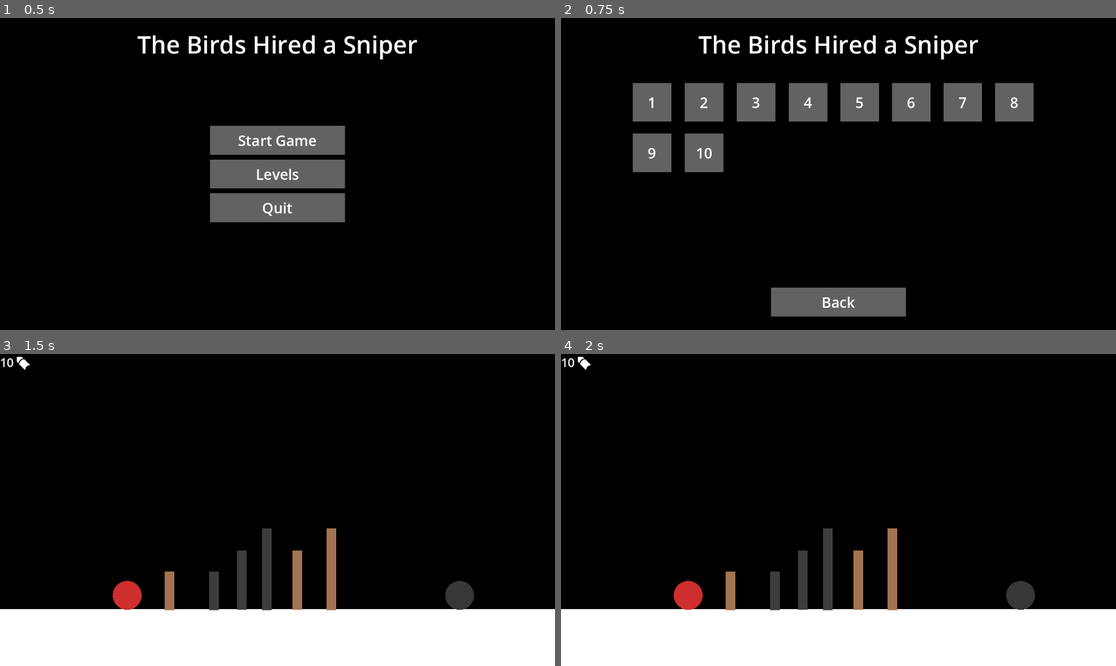
Above: before the commit, frames 1-4 (two rows, left to right).
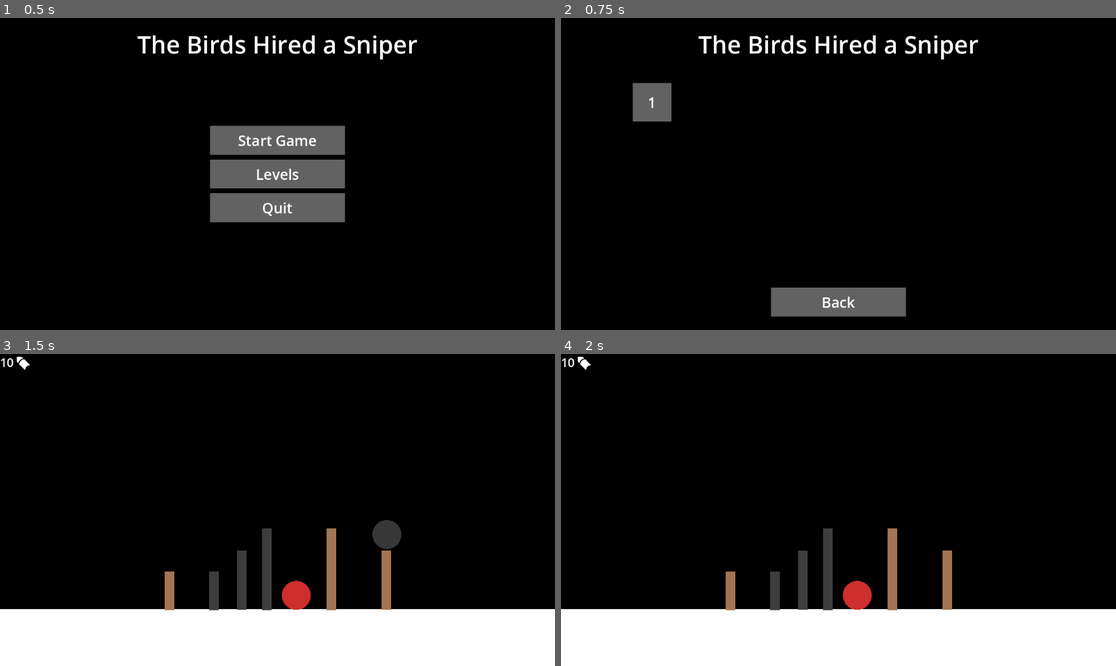
Above: after the commit, the same moments.

Repository: 101zh/jumpstart
Game: Godot game, scene res://gameobjects/MainMenu.tscn
Two runs of this game, one before a commit and one after it. Both use one fixed random seed, a clock stepped at 60 frames per second and the inputs below.
Inputs:
- Up to frame 1 (0.5 s): no input
- Up to frame 2 (0.75 s): click "Levels" at 0.5 s
- Up to frame 3 (1.5 s): click "1" at 1.25 s
- Up to frame 4 (2 s): no input

Frame 1 is identical in both runs. In frame 2, 7.9% of the frame differs, in the area x 12-86%, y 20-50%; in frame 3, 2.1%; in frame 4, 1.7%.

Commit message:
create ending menu

Diff:
--- /dev/null
+++ b/gameobjects/EndingMenu.tscn
@@ -0,0 +1,87 @@
+[gd_scene load_steps=4 format=3 uid="uid://bqv155j5u2quc"]
+
+[ext_resource type="Script" uid="uid://dkxbulimerlyu" path="res://scripts/pause_menu.gd" id="1_3jv25"]
+
+[sub_resource type="StyleBoxFlat" id="StyleBoxFlat_1uylh"]
+bg_color = Color(0, 0, 0, 1)
+
+[sub_resource type="StyleBoxFlat" id="StyleBoxFlat_h37sy"]
+bg_color = Color(0.385493, 0.385492, 0.385492, 1)
+
+[node name="EndingMenu" type="Control"]
+process_mode = 3
+layout_mode = 3
+anchors_preset = 15
+anchor_right = 1.0
+anchor_bottom = 1.0
+grow_horizontal = 2
+grow_vertical = 2
+mouse_filter = 1
+script = ExtResource("1_3jv25")
+
+[node name="Background" type="ColorRect" parent="."]
+layout_mode = 1
+anchors_preset = 15
+anchor_right = 1.0
+anchor_bottom = 1.0
+grow_horizontal = 2
+grow_vertical = 2
+color = Color(0, 0, 0, 1)
+
+[node name="Title" type="Label" parent="."]
+layout_mode = 1
+anchors_preset = 5
+anchor_left = 0.5
+anchor_right = 0.5
+offset_left = -291.0
+offset_top = 20.0
+offset_right = 291.0
+offset_bottom = 89.0
+grow_horizontal = 2
+theme_override_font_sizes/font_size = 50
+text = "That's All Folks!"
+horizontal_alignment = 1
+vertical_alignment = 1
+
+[node name="VBoxContainer" type="VBoxContainer" parent="."]
+layout_mode = 1
+anchors_preset = 8
+anchor_left = 0.5
+anchor_top = 0.5
+anchor_right = 0.5
+anchor_bottom = 0.5
+offset_left = -196.0
+offset_top = -141.5
+offset_right = 196.0
+offset_bottom = 141.5
+grow_horizontal = 2
+grow_vertical = 2
+theme_override_constants/separation = 10
+alignment = 1
+
+[node name="Main Menu" type="Button" parent="VBoxContainer"]
+custom_minimum_size = Vector2(280, 60)
+layout_mode = 2
+size_flags_horizontal = 4
+size_flags_vertical = 4
+theme_override_colors/font_color = Color(1, 1, 1, 1)
+theme_override_font_sizes/font_size = 30
+theme_override_styles/focus = SubResource("StyleBoxFlat_1uylh")
+theme_override_styles/hover = SubResource("StyleBoxFlat_1uylh")
+theme_override_styles/normal = SubResource("StyleBoxFlat_h37sy")
+text = "Main Menu"
+
+[node name="Quit" type="Button" parent="VBoxContainer"]
+custom_minimum_size = Vector2(280, 60)
+layout_mode = 2
+size_flags_horizontal = 4
+size_flags_vertical = 4
+theme_override_colors/font_color = Color(1, 1, 1, 1)
+theme_override_font_sizes/font_size = 30
+theme_override_styles/focus = SubResource("StyleBoxFlat_1uylh")
+theme_override_styles/hover = SubResource("StyleBoxFlat_1uylh")
+theme_override_styles/normal = SubResource("StyleBoxFlat_h37sy")
+text = "Quit"
+
+[connection signal="button_down" from="VBoxContainer/Main Menu" to="." method="_on_main_menu_button_down"]
+[connection signal="button_down" from="VBoxContainer/Quit" to="." method="_on_quit_button_down"]
--- a/scenes/Levels/1.tscn
+++ b/scenes/Levels/1.tscn
@@ -56,13 +56,13 @@
 shape = SubResource("WorldBoundaryShape2D_myinc")
 
 [node name="Enemy" parent="." instance=ExtResource("1_0d6la")]
-position = Vector2(264, 495)
+position = Vector2(615, 495)
 
 [node name="Log" parent="." instance=ExtResource("3_iscks")]
 position = Vector2(688, 437)
 
 [node name="Log2" parent="." instance=ExtResource("6_ob4th")]
-position = Vector2(617, 463)
+position = Vector2(802, 467)
 
 [node name="Log3" parent="." instance=ExtResource("7_d1fr2")]
 position = Vector2(554, 439)
@@ -77,4 +77,4 @@
 position = Vector2(352, 482)
 
 [node name="ShieldedEnemy" parent="." instance=ExtResource("7_2lpc5")]
-position = Vector2(954, 492)
+position = Vector2(803, 357)
--- a/scripts/GameManager.gd
+++ b/scripts/GameManager.gd
@@ -3,6 +3,7 @@
 var bullets : int = 1;
 var last_scene : String = "res://gameobjects/MainMenu.tscn"
 var pausable : bool = true;
+var level_count : int = 1
 
 signal enemyCount
 signal enemyDeath
--- a/scripts/enemy.gd
+++ b/scripts/enemy.gd
@@ -2,7 +2,7 @@
 
 @export var isShielded : bool = false
 @export var impulseStrength : float = 175.0
-const speedThreshold : float = 200
+const speedThreshold : float = 175
 const fallingSpeedThreshold : float = 350
 var last_linear_velocity : Vector2;
 
--- a/scripts/level_manager.gd
+++ b/scripts/level_manager.gd
@@ -22,7 +22,10 @@
 
 func _on_next_level_button_down() -> void:
 	var levelNumber : int = int(get_tree().current_scene.scene_file_path.substr(get_tree().current_scene.scene_file_path.length()-6, 1))
-	GameManager.change_scene_to_file(pathToLevels+str(levelNumber+1)+".tscn")
+	if(levelNumber>=GameManager.level_count):
+		GameManager.change_scene_to_file("res://gameobjects/EndingMenu.tscn")
+	else:
+		GameManager.change_scene_to_file(pathToLevels+str(levelNumber+1)+".tscn")
 
 func _on_main_menu_button_down() -> void:
 	GameManager.change_scene_to_file("res://gameobjects/MainMenu.tscn")
--- a/scripts/levels_menu.gd
+++ b/scripts/levels_menu.gd
@@ -2,10 +2,9 @@
 
 @onready var grid_container: GridContainer = $GridContainer
 var LEVEL_BUTTON = preload("res://gameobjects/LevelButton.tscn")
-var level_count : int = 10
 
 func _ready():
-	for i in range(level_count):
+	for i in range(GameManager.level_count):
 		var levelButton : Button = LEVEL_BUTTON.instantiate()
 		levelButton.text = str(i+1)
 		grid_container.add_child(levelButton)
--- a/scripts/log.gd
+++ b/scripts/log.gd
@@ -1,7 +1,7 @@
 extends RigidBody2D
 
 @export var isShielded : bool = false
-@export var impulseStrength : float = 15
+@export var impulseStrength : float = 20
 const impulseYScaling : float = 0.25
 var last_linear_velocity : Vector2;
 
